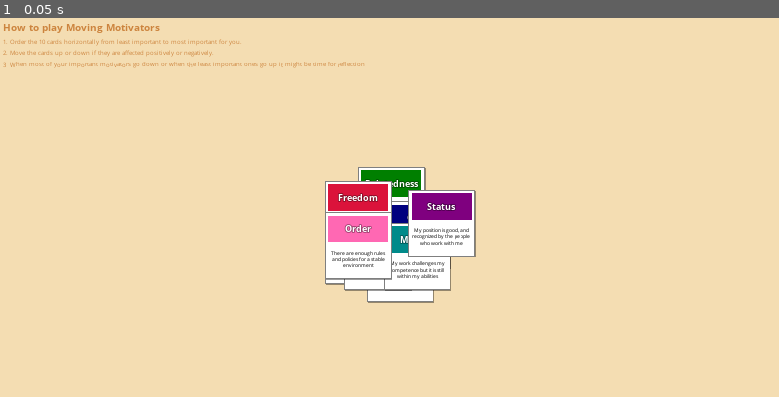
Above: before the commit, frame 1.
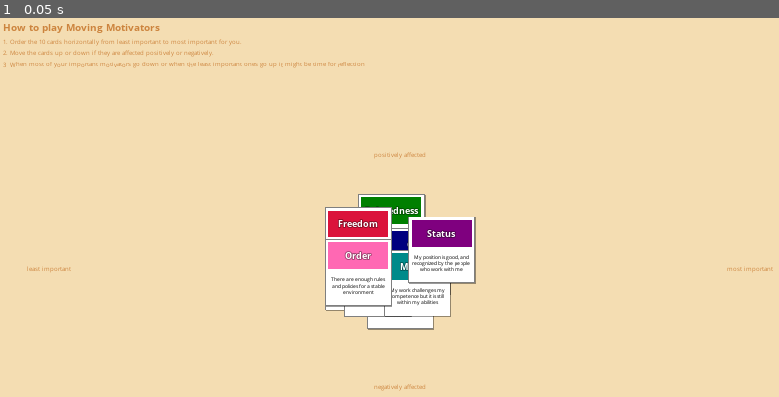
Above: after the commit, the same moment.

Repository: gediminasz/moving-motivators
Game: Godot game, scene res://Root.tscn
The game is run twice, just before and just after one commit, with the same random seed, the same clock (stepped at 60 frames per second) and the same inputs.
Inputs:
- Up to frame 1 (0.05 s): no input

The runs differ from the first frame. In frame 1, 5.9% of the frame differs, in the area x 3-100%, y 35-99%.

Commit message:
Add axis labels

Diff:
--- /dev/null
+++ b/ExplanationFont.tres
@@ -0,0 +1,6 @@
+[gd_resource type="DynamicFont" load_steps=2 format=2]
+
+[ext_resource path="res://OpenSans-Regular.ttf" type="DynamicFontData" id=1]
+
+[resource]
+font_data = ExtResource( 1 )
--- a/Root.tscn
+++ b/Root.tscn
@@ -1,21 +1,18 @@
-[gd_scene load_steps=6 format=2]
+[gd_scene load_steps=5 format=2]
 
 [ext_resource path="res://Root.gd" type="Script" id=1]
 [ext_resource path="res://OpenSans-Bold.ttf" type="DynamicFontData" id=2]
-[ext_resource path="res://OpenSans-Regular.ttf" type="DynamicFontData" id=3]
+[ext_resource path="res://ExplanationFont.tres" type="DynamicFont" id=3]
 
 [sub_resource type="DynamicFont" id=1]
 size = 24
 font_data = ExtResource( 2 )
 
-[sub_resource type="DynamicFont" id=2]
-font_data = ExtResource( 3 )
-
 [node name="Root" type="Node2D"]
 script = ExtResource( 1 )
 
 [node name="Center" type="Position2D" parent="."]
-position = Vector2( 960, 540 )
+position = Vector2( 960, 604 )
 scale = Vector2( 10, 10 )
 
 [node name="Control" type="Control" parent="."]
@@ -37,11 +34,11 @@
 "_edit_use_anchors_": false
 }
 
-[node name="Label" type="Label" parent="Control"]
+[node name="Description" type="Label" parent="Control"]
 margin_top = 40.0
 margin_right = 984.0
 margin_bottom = 216.0
-custom_fonts/font = SubResource( 2 )
+custom_fonts/font = ExtResource( 3 )
 custom_colors/font_color = Color( 0.803922, 0.521569, 0.247059, 1 )
 custom_constants/line_spacing = 6
 text = "1. Order the 10 cards horizontally from least important to most important for you.
@@ -49,3 +46,69 @@
 3. When most of your important motivators go down or when the least important ones go up it might be time for reflection."
 autowrap = true
 clip_text = true
+__meta__ = {
+"_edit_use_anchors_": false
+}
+
+[node name="LeastImporant" type="Label" parent="Control"]
+anchor_top = 0.5
+anchor_bottom = 0.5
+margin_left = 56.0
+margin_top = 52.0
+margin_right = 184.0
+margin_bottom = 76.0
+custom_fonts/font = ExtResource( 3 )
+custom_colors/font_color = Color( 0.803922, 0.521569, 0.247059, 1 )
+text = "least important"
+
+[node name="MostImporant" type="Label" parent="Control"]
+anchor_left = 1.0
+anchor_top = 0.5
+anchor_right = 1.0
+anchor_bottom = 0.5
+margin_left = -184.0
+margin_top = 52.0
+margin_right = -56.0
+margin_bottom = 76.0
+custom_fonts/font = ExtResource( 3 )
+custom_colors/font_color = Color( 0.803922, 0.521569, 0.247059, 1 )
+text = "most important"
+align = 2
+__meta__ = {
+"_edit_use_anchors_": false
+}
+
+[node name="NegativelyAffected" type="Label" parent="Control"]
+anchor_left = 0.5
+anchor_top = 0.5
+anchor_right = 0.5
+anchor_bottom = 0.5
+margin_left = -72.0
+margin_top = 332.0
+margin_right = 72.0
+margin_bottom = 356.0
+custom_fonts/font = ExtResource( 3 )
+custom_colors/font_color = Color( 0.803922, 0.521569, 0.247059, 1 )
+text = "negatively affected"
+align = 1
+valign = 2
+__meta__ = {
+"_edit_use_anchors_": false
+}
+
+[node name="PositivelyAffected" type="Label" parent="Control"]
+anchor_left = 0.5
+anchor_top = 0.5
+anchor_right = 0.5
+anchor_bottom = 0.5
+margin_left = -72.0
+margin_top = -220.0
+margin_right = 72.0
+margin_bottom = -196.0
+custom_fonts/font = ExtResource( 3 )
+custom_colors/font_color = Color( 0.803922, 0.521569, 0.247059, 1 )
+text = "positively affected"
+align = 1
+__meta__ = {
+"_edit_use_anchors_": false
+}
